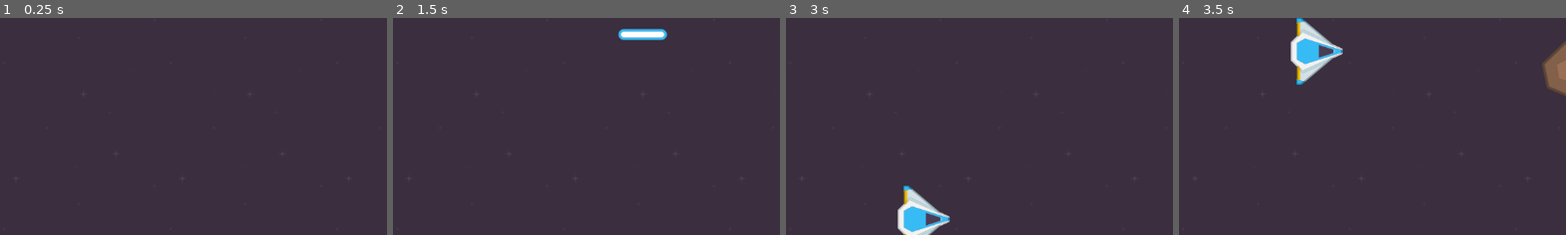
Above: before the commit, frames 1-4 (left to right).
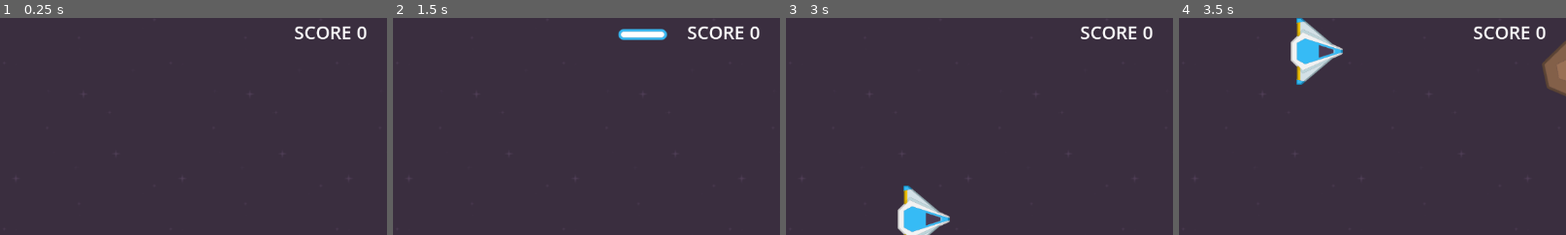
Above: after the commit, the same moments.

Repository: gutierrezArmando/asteroid-shooter
Game: Godot game, scene res://scenes/main/main.tscn
The game is run twice, just before and just after one commit, with the same random seed, the same clock (stepped at 60 frames per second) and the same inputs.
Inputs:
- Up to frame 1 (0.25 s): no input
- Up to frame 2 (1.5 s): tap Enter at 0.5 s; hold Right (move_right) 0.53-1.28 s; tap Space (shoot) at 0.6, 1.35 s; hold Down (down) from 1.28 s (still down)
- Up to frame 3 (3 s): release Down (down) at 2.03 s; hold Right (move_right) 2.03-2.78 s; tap Space (shoot) at 2.1, 2.85 s; hold Up (up) from 2.78 s (still down)
- Up to frame 4 (3.5 s): keep holding Up (up)
The pictures show only the part of the screen within x 50-100%, y 4-54%; the shares and areas given below are measured in that part.

The runs differ from the first frame. In frame 1, 0.6% of the frame differs, in the area x 76-95%, y 3-10%; in frame 2, 0.6%; in frame 3, 0.6%; in frame 4, 0.6%.

Commit message:
Seccion 1Final de parte1 e inicia parte2 1-3
Falta concluir 3

Diff:
--- /dev/null
+++ b/scenes/UI/hud/hud.tscn
@@ -0,0 +1,31 @@
+[gd_scene load_steps=2 format=3 uid="uid://ddc3nteh8bwon"]
+
+[sub_resource type="LabelSettings" id="LabelSettings_io2x7"]
+font_size = 27
+
+[node name="HUD" type="Control"]
+layout_mode = 3
+anchors_preset = 15
+anchor_right = 1.0
+anchor_bottom = 1.0
+grow_horizontal = 2
+grow_vertical = 2
+
+[node name="MarginContainer" type="MarginContainer" parent="."]
+layout_mode = 1
+anchors_preset = 15
+anchor_right = 1.0
+anchor_bottom = 1.0
+grow_horizontal = 2
+grow_vertical = 2
+theme_override_constants/margin_left = 30
+theme_override_constants/margin_top = 30
+theme_override_constants/margin_right = 30
+theme_override_constants/margin_bottom = 30
+
+[node name="ScoreLabel" type="Label" parent="MarginContainer"]
+layout_mode = 2
+size_flags_horizontal = 8
+size_flags_vertical = 0
+text = "SCORE 0"
+label_settings = SubResource("LabelSettings_io2x7")
--- a/scenes/main/main.tscn
+++ b/scenes/main/main.tscn
@@ -6,6 +6,7 @@
 [ext_resource type="Script" uid="uid://eprame22ndba" path="res://scenes/main/asteroide_spawder.gd" id="3_l3cfh"]
 [ext_resource type="PackedScene" uid="uid://boqrcrb4qlr4j" path="res://scenes/asteroids/medium_asteroid.tscn" id="5_ow5a4"]
 [ext_resource type="PackedScene" uid="uid://chx0nxmyhc8ut" path="res://scenes/asteroids/small_asteroid.tscn" id="6_hujxm"]
+[ext_resource type="PackedScene" uid="uid://ddc3nteh8bwon" path="res://scenes/UI/hud/hud.tscn" id="7_hujxm"]
 
 [sub_resource type="RectangleShape2D" id="RectangleShape2D_l3cfh"]
 size = Vector2(1170.5, 20)
@@ -57,4 +58,8 @@
 [node name="Timer" type="Timer" parent="AsteroideSpawder"]
 autostart = true
 
+[node name="CanvasLayer" type="CanvasLayer" parent="."]
+
+[node name="HUD" parent="CanvasLayer" instance=ExtResource("7_hujxm")]
+
 [connection signal="timeout" from="AsteroideSpawder/Timer" to="AsteroideSpawder" method="_on_timer_timeout"]
Not shown: 1 places in scenes/main/main.tscn that only renumber resources
